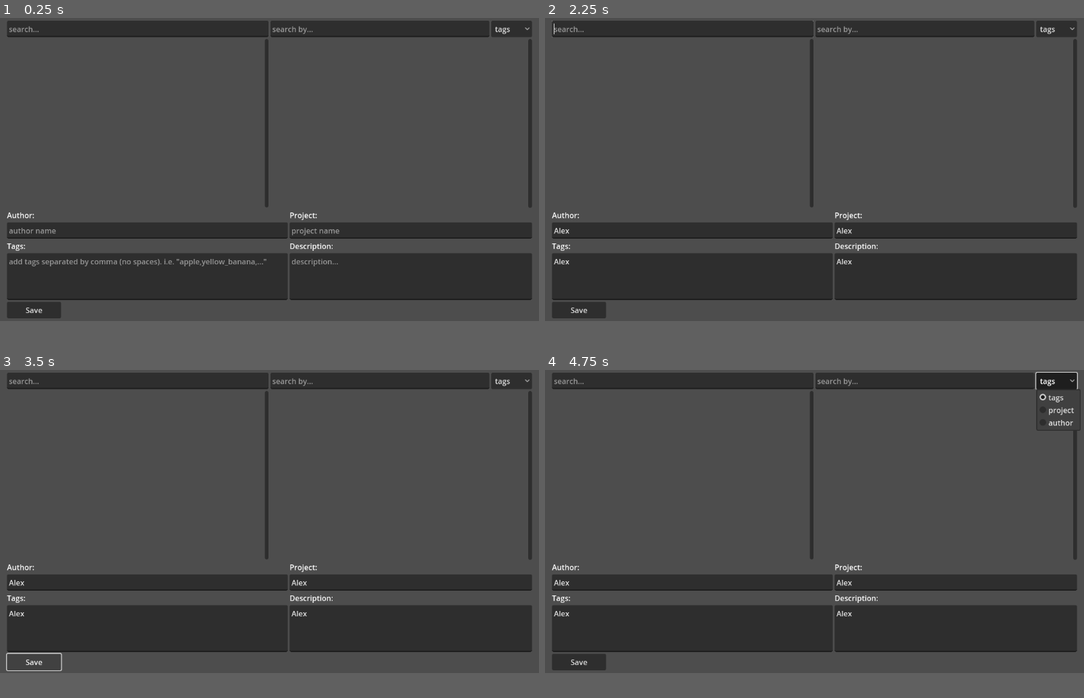
Above: before the commit, frames 1-4 (two rows, left to right).
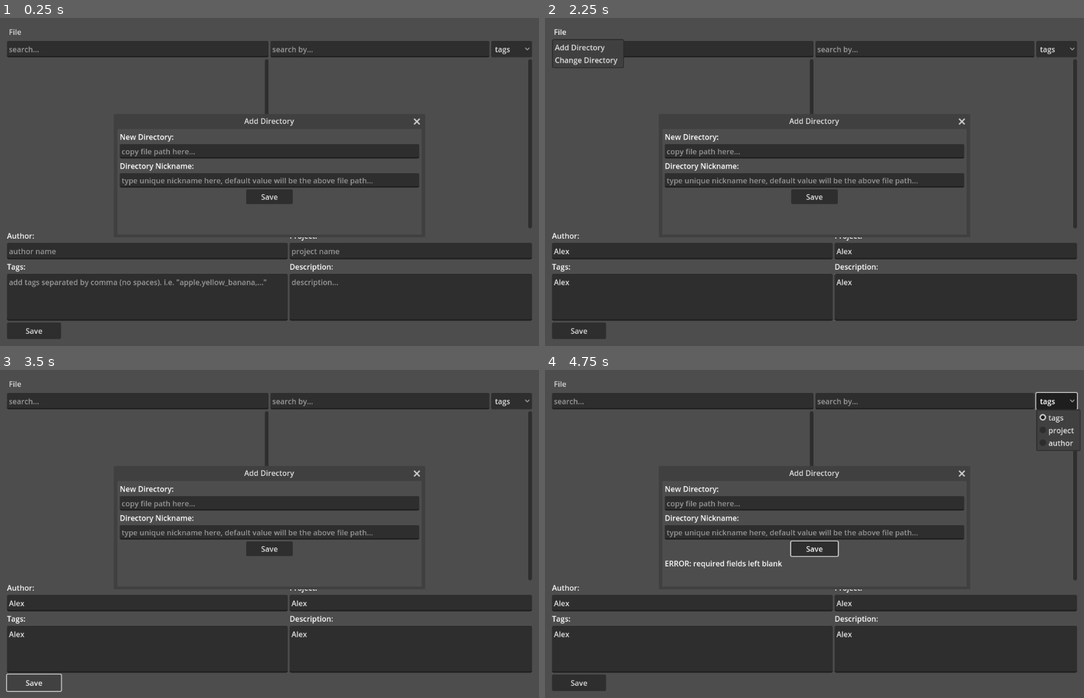
Above: after the commit, the same moments.

Repository: samwyatta/P01.pseudo_database
Game: Godot game, scene res://database_ui.tscn
Same seed, same stepped clock (60 frames per second), same inputs: the game is played once before the commit and once after it.
Inputs (mouse positions are in pixels of both pictures, inside the frame that each line leads up to):
- Up to frame 1 (0.25 s): no input
- Up to frame 2 (2.25 s): click (690, 231) at 0.52 s; type "Alex" at 0.6 s; click (690, 277) at 0.75 s; type "Alex" at 0.83 s; click (954, 231) at 0.98 s; type "Alex" at 1.07 s; click (954, 277) at 1.27 s; type "Alex" at 1.35 s; click (561, 31) at 2 s, where only the run after the commit has a clickable "File"
- Up to frame 3 (3.5 s): click "Save" at 2.75 s
- Up to frame 4 (4.75 s): click "Save" at 3.5 s; click "tags" at 4.25 s
In our replay, the window is 799x449 before the commit and 799x486 after it. These sizes can differ from the game's own. Grey fills any space a smaller window leaves; there, only what the larger window draws over its background counts as a difference.

The runs differ from the first frame. In frame 1, 32% of the frame differs, in the area x 1-99%, y 0-98%; in frame 2, 32%; in frame 3, 32%; in frame 4, 33%, in the area x 1-100%, y 0-98%.
Error before the commit: Attempt to call function 'store_string' in base 'null instance' on a null instance. (res://database.gd:107)
Error after the commit: Attempt to call function 'store_string' in base 'null instance' on a null instance. (res://database.gd:110)

Commit message:
02192025

Diff:
--- a/pseudo-database/database.gd
+++ b/pseudo-database/database.gd
@@ -3,15 +3,16 @@
 var main_directory
 var save_directory
 var save_directory_string: String = r"D:\TestDir2"
+var main_directory_string: String = ""
+
+var saved_directories: Dictionary
+var local_save_path: String = r"res://pdbsave.json"
 
 var author_dict: Dictionary = {}
-
 var project_dict: Dictionary = {}
-
 var tags_dict: Dictionary = {}
 var tags_dict_arrayified: Dictionary = {}
 var tags_bad_characters: String= r" !@#$%^&*()-+=<>?/\|{}[];':1234567890`~"
-
 var description_dict: Dictionary = {}
 
 var active_string: String
@@ -25,6 +26,9 @@
 
 # Called when the node enters the scene tree for the first time.
 func _ready() -> void:
+	saved_directories["test2"] = r"D:\TestDir2"
+	saved_directories["test1"] = r"D:\TestDir1"
+	load_saved_directories()
 	main_directory = DirAccess.get_files_at(r"D:\TestDir1")
 	save_directory = DirAccess.get_files_at(r"D:\TestDir2")
 	for file in main_directory:
@@ -65,10 +69,11 @@
 		tags_dict_arrayified[key] = active_dictionary[key].split(",")
 	active_dictionary = tags_dict_arrayified
 	make_filter_buttons(active_dictionary)
+	connect_menu_buttons_to_signals()
+	print(saved_directories)
 
 func _on_button_search_text_changed() -> void:
 	for button in file_buttons:
-		print(button.text)
 		if %ButtonSearch.text.to_upper() in button.text.to_upper():
 			button.show()
 		else: button.hide()
@@ -97,9 +102,7 @@
 	project_dict[key] = %ProjectTextEdit.text
 	tags_dict[key] = %TagsTextEdit.text
 	description_dict[key] = %DescriptionTextEdit.text
-	tags_dict_arrayified[key] = %DescriptionTextEdit.text
-	print(key)
-	print(tags_dict_arrayified[key])
+	tags_dict_arrayified[key] = tags_dict[key].split(",")
 
 func save_dictionaries_to_json() -> void:
 	var author_file = FileAccess.open(r"D:\TestDir2\author.json",FileAccess.WRITE)
@@ -218,3 +221,76 @@
 	#The idea here is to look at an array made of the selected tab_buttons.text
 	#and compare that to the active dictionary for each key.  If the key has
 	#every value in that array-> file_button.show() else-> file_button.hide()
+
+func _on_new_directory_window_close_requested() -> void:
+	%NewDirectoryLineEdit.text = ""
+	%NewDirectoryWindow.hide()
+
+func make_new_directory_window_visible() -> void:
+	%NewDirectoryWindow.show()
+
+func make_saved_directories_window_visible() -> void:
+	%SavedDirectoriesWindow.show()
+
+func populate_saved_directory_window() -> void:
+	for key in saved_directories:
+		var button = Button.new()
+		button.text = str(key)
+		button.set_theme(file_button_theme)
+		button.alignment = HORIZONTAL_ALIGNMENT_LEFT
+		var label = Label.new()
+		label.text = saved_directories[key]
+		%NicknameButtonsVBoxContainer.add_child(button)
+		%FilePathLabelsVBoxContainer.add_child(label)
+
+func file_menu(id):
+	match(id):
+		0:
+			make_new_directory_window_visible()
+		1:
+			make_saved_directories_window_visible()
+			populate_saved_directory_window()
+
+func connect_menu_buttons_to_signals() -> void:
+	var popup = %FileButton.get_popup()
+	popup.id_pressed.connect(file_menu)
+
+func _on_new_directory_save_button_pressed() -> void:
+	if %NewDirectoryLineEdit.text in saved_directories:
+		%NewDirectoryErrorLabel.text = "This directory has already been saved to this program.  Try opening it from 'File > Change Directory"
+		return
+	update_saved_directories()
+
+func update_saved_directories():
+	var key: String
+	if %NewDirectoryNicknameLineEdit.text == "":
+		key = %NewDirectoryLineEdit.text
+	else:
+		key = %NewDirectoryNicknameLineEdit.text
+	if key == "":
+		%NewDirectoryErrorLabel.text = "ERROR: required fields left blank"
+		return
+	if key in saved_directories:
+		%NewDirectoryErrorLabel.text = "ERROR: the entered nickname is not unique"
+		return
+	saved_directories[key] = %NewDirectoryLineEdit.text
+	print(saved_directories)
+	#var file = FileAccess.open(local_save_path, FileAccess.WRITE)
+	#file.store_var(saved_directories)
+	#file.close()
+	#save_directory_string = %NewDirectoryLineEdit.text
+	#DirAccess.make_dir_recursive_absolute(save_directory_string+r"\data")
+	#FileAccess.open(save_directory_string+r"\data\author.json",FileAccess.WRITE)
+	#FileAccess.open(save_directory_string+r"\data\project.json",FileAccess.WRITE)
+	#FileAccess.open(save_directory_string+r"\data\tags.json",FileAccess.WRITE)
+	#FileAccess.open(save_directory_string+r"\data\description.json",FileAccess.WRITE)
+
+func load_saved_directories():
+	# Need to reformat this for JSONs.
+	pass
+	#var file = FileAccess.open(local_save_path, FileAccess.READ)
+	#saved_directories = file.get_var()
+	#file.close()
+
+func _on_saved_directories_window_close_requested() -> void:
+	%SavedDirectoriesWindow.hide()
--- a/pseudo-database/database_ui.tscn
+++ b/pseudo-database/database_ui.tscn
@@ -11,6 +11,7 @@
 anchors_preset = 15
 anchor_right = 1.0
 anchor_bottom = 1.0
+offset_bottom = -1.0
 grow_horizontal = 2
 grow_vertical = 2
 script = ExtResource("1_5seot")
@@ -30,6 +31,16 @@
 [node name="VBoxContainer" type="VBoxContainer" parent="MarginContainer"]
 layout_mode = 2
 
+[node name="FileButton" type="MenuButton" parent="MarginContainer/VBoxContainer"]
+unique_name_in_owner = true
+layout_mode = 2
+size_flags_horizontal = 0
+text = "File"
+item_count = 2
+popup/item_0/text = "Add Directory"
+popup/item_1/text = "Change Directory"
+popup/item_1/id = 1
+
 [node name="HBoxContainer" type="HBoxContainer" parent="MarginContainer/VBoxContainer"]
 layout_mode = 2
 
@@ -211,7 +222,7 @@
 custom_minimum_size = Vector2(115.5, 35)
 layout_mode = 2
 size_flags_horizontal = 0
-size_flags_vertical = 6
+size_flags_vertical = 2
 text = "Save"
 
 [node name="ProjectEditorSaveButton" type="VBoxContainer" parent="MarginContainer/VBoxContainer/MarginContainer/SaveEditContainer"]
@@ -238,9 +249,116 @@
 layout_mode = 2
 placeholder_text = "description..."
 wrap_mode = 1
+
+[node name="NewDirectoryWindow" type="Window" parent="."]
+unique_name_in_owner = true
+title = "Add Directory"
+initial_position = 4
+size = Vector2i(650, 225)
+
+[node name="MarginContainer" type="MarginContainer" parent="NewDirectoryWindow"]
+anchors_preset = 10
+anchor_right = 1.0
+offset_bottom = 63.0
+grow_horizontal = 2
+size_flags_horizontal = 3
+size_flags_vertical = 3
+theme_override_constants/margin_left = 5
+theme_override_constants/margin_top = 5
+theme_override_constants/margin_right = 5
+theme_override_constants/margin_bottom = 5
+
+[node name="VBoxContainer" type="VBoxContainer" parent="NewDirectoryWindow/MarginContainer"]
+layout_mode = 2
+
+[node name="Label" type="Label" parent="NewDirectoryWindow/MarginContainer/VBoxContainer"]
+layout_mode = 2
+text = "New Directory:"
+
+[node name="NewDirectoryLineEdit" type="LineEdit" parent="NewDirectoryWindow/MarginContainer/VBoxContainer"]
+unique_name_in_owner = true
+layout_mode = 2
+size_flags_vertical = 3
+placeholder_text = "copy file path here..."
+
+[node name="Label2" type="Label" parent="NewDirectoryWindow/MarginContainer/VBoxContainer"]
+layout_mode = 2
+text = "Directory Nickname:"
+
+[node name="NewDirectoryNicknameLineEdit" type="LineEdit" parent="NewDirectoryWindow/MarginContainer/VBoxContainer"]
+unique_name_in_owner = true
+layout_mode = 2
+placeholder_text = "type unique nickname here, default value will be the above file path..."
+
+[node name="NewDirectorySaveButton" type="Button" parent="NewDirectoryWindow/MarginContainer/VBoxContainer"]
+unique_name_in_owner = true
+custom_minimum_size = Vector2(100, 0)
+layout_mode = 2
+size_flags_horizontal = 4
+text = "Save"
+
+[node name="NewDirectoryErrorLabel" type="Label" parent="NewDirectoryWindow/MarginContainer/VBoxContainer"]
+unique_name_in_owner = true
+layout_mode = 2
+
+[node name="SavedDirectoriesWindow" type="Window" parent="."]
+unique_name_in_owner = true
+title = "Saved Directories"
+initial_position = 4
+size = Vector2i(650, 200)
+visible = false
+
+[node name="MarginContainer" type="MarginContainer" parent="SavedDirectoriesWindow"]
+anchors_preset = 15
+anchor_right = 1.0
+anchor_bottom = 1.0
+grow_horizontal = 2
+grow_vertical = 2
+theme_override_constants/margin_left = 5
+theme_override_constants/margin_top = 5
+theme_override_constants/margin_right = 5
+theme_override_constants/margin_bottom = 5
+
+[node name="VBoxContainer" type="VBoxContainer" parent="SavedDirectoriesWindow/MarginContainer"]
+layout_mode = 2
+size_flags_horizontal = 3
+size_flags_vertical = 3
+
+[node name="HBoxContainer" type="HBoxContainer" parent="SavedDirectoriesWindow/MarginContainer/VBoxContainer"]
+layout_mode = 2
+
+[node name="NicknameButtonsVBoxContainer" type="VBoxContainer" parent="SavedDirectoriesWindow/MarginContainer/VBoxContainer/HBoxContainer"]
+unique_name_in_owner = true
+layout_mode = 2
+size_flags_horizontal = 3
+
+[node name="FilePathLabelsVBoxContainer" type="VBoxContainer" parent="SavedDirectoriesWindow/MarginContainer/VBoxContainer/HBoxContainer"]
+unique_name_in_owner = true
+layout_mode = 2
+size_flags_horizontal = 3
+
+[node name="OpenDeleteButtonsHBoxContainer" type="HBoxContainer" parent="SavedDirectoriesWindow/MarginContainer/VBoxContainer"]
+layout_mode = 2
+size_flags_vertical = 10
+theme_override_constants/separation = 0
+
+[node name="OpenSavedDirectoryButton" type="Button" parent="SavedDirectoriesWindow/MarginContainer/VBoxContainer/OpenDeleteButtonsHBoxContainer"]
+layout_mode = 2
+size_flags_horizontal = 6
+theme_override_constants/outline_size = 0
+theme_override_constants/h_separation = 0
+text = "Open"
+
+[node name="DeleteSavedDirectoryButton" type="Button" parent="SavedDirectoriesWindow/MarginContainer/VBoxContainer/OpenDeleteButtonsHBoxContainer"]
+layout_mode = 2
+size_flags_horizontal = 6
+text = "Delete"
 
 [connection signal="text_changed" from="MarginContainer/VBoxContainer/HBoxContainer/VBoxContainerLeft/ButtonSearch" to="." method="_on_button_search_text_changed"]
 [connection signal="text_changed" from="MarginContainer/VBoxContainer/HBoxContainer/VBoxContainerRight/HBoxContainer/FilterSearchTextEdit" to="." method="_on_filter_search_text_edit_text_changed"]
 [connection signal="item_selected" from="MarginContainer/VBoxContainer/HBoxContainer/VBoxContainerRight/HBoxContainer/FilterTypeOptionButton" to="." method="_on_filter_type_option_button_item_selected"]
 [connection signal="text_changed" from="MarginContainer/VBoxContainer/MarginContainer/SaveEditContainer/AuthorTagEditor/TagsTextEdit" to="." method="_on_tags_text_edit_text_changed"]
 [connection signal="pressed" from="MarginContainer/VBoxContainer/MarginContainer/SaveEditContainer/AuthorTagEditor/SaveToJSON" to="." method="_on_save_to_json_pressed"]
+[connection signal="close_requested" from="NewDirectoryWindow" to="." method="_on_new_directory_window_close_requested"]
+[connection signal="pressed" from="NewDirectoryWindow/MarginContainer/VBoxContainer/NewDirectorySaveButton" to="." method="_on_new_directory_save_button_pressed"]
+[connection signal="close_requested" from="SavedDirectoriesWindow" to="." method="_on_saved_directories_window_close_requested"]
--- a/pseudo-database/project.godot
+++ b/pseudo-database/project.godot
@@ -15,9 +15,9 @@
 config/features=PackedStringArray("4.3", "GL Compatibility")
 config/icon="res://icon.svg"
 
-[autoload]
+[display]
 
-Tags="*res://tags.gd"
+window/size/viewport_height=700
 
 [rendering]
 
--- a/pseudo-database/tags.gd
+++ /dev/null
@@ -1,3 +0,0 @@
-extends Node
-
-var tag_dictionary: Dictionary
